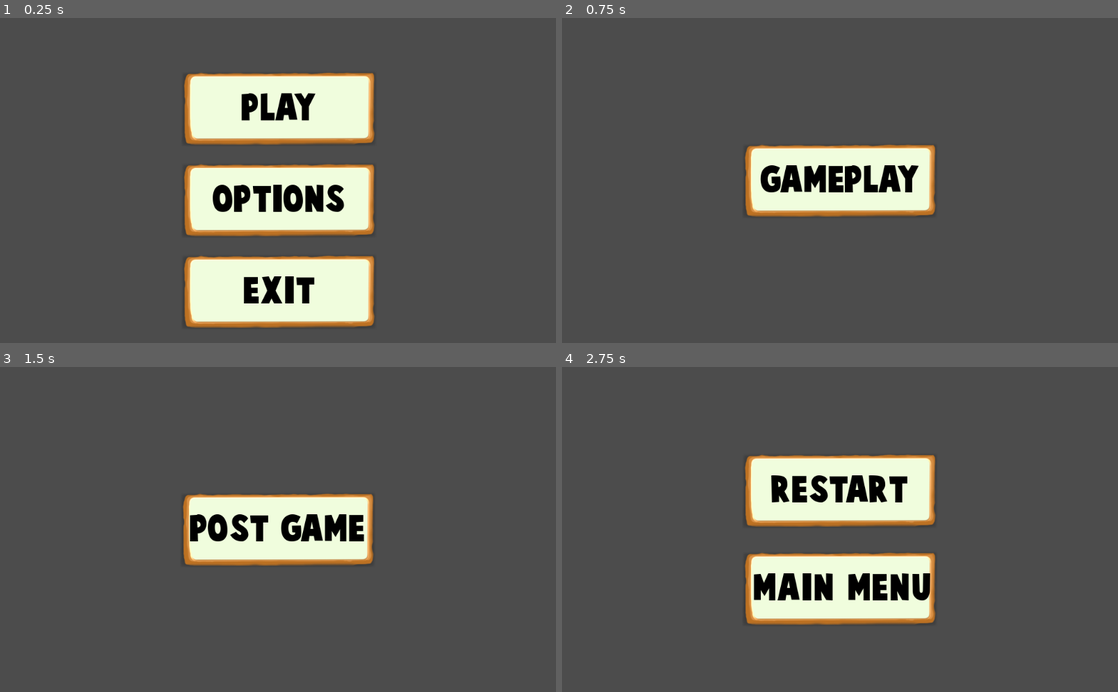
Above: before the commit, frames 1-4 (two rows, left to right).
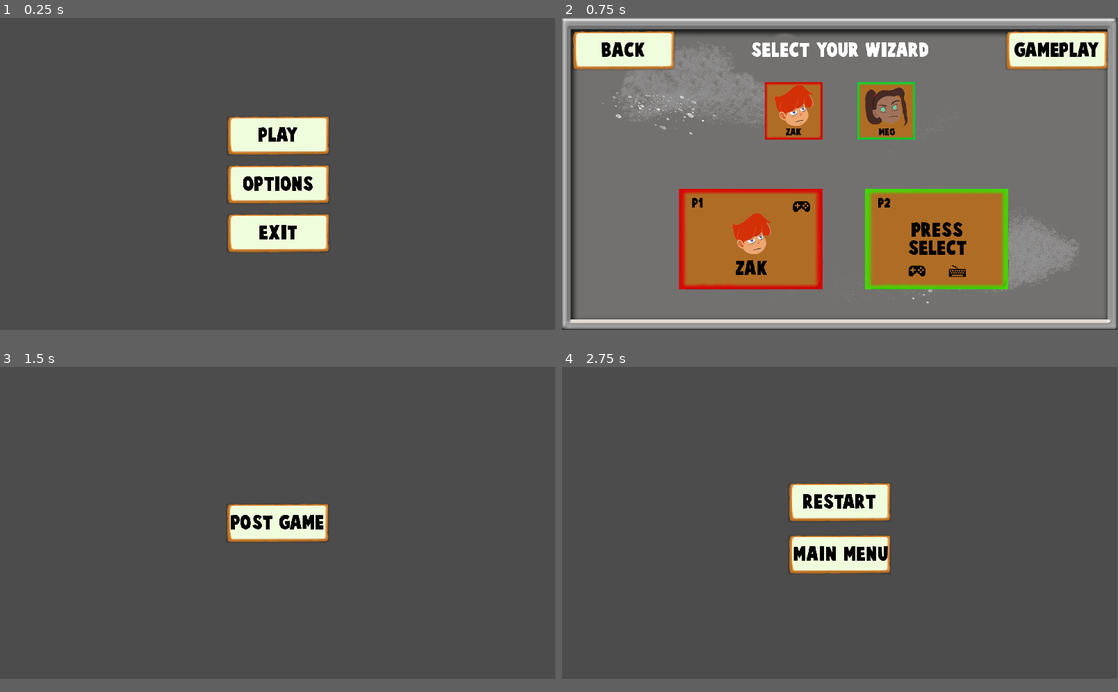
Above: after the commit, the same moments.

Repository: stranker/WizardAndCookies_Godot
Game: Godot game, scene res://Scenes/MainMenu.tscn
The game is run twice, just before and just after one commit, with the same random seed, the same clock (stepped at 60 frames per second) and the same inputs.
Inputs:
- Up to frame 1 (0.25 s): no input
- Up to frame 2 (0.75 s): click "PLAY" at 0.5 s
- Up to frame 3 (1.5 s): click "GAMEPLAY" at 1.25 s
- Up to frame 4 (2.75 s): click "POST GAME" at 2 s
In our replay, the window is 800x468 before the commit and 799x449 after it. These sizes can differ from the game's own. Grey fills any space a smaller window leaves; there, only what the larger window draws over its background counts as a difference.

The runs differ from the first frame. In frame 1, 21% of the frame differs, in the area x 33-68%, y 16-96%; in frame 2, 93%, in the area x 0-100%, y 0-96%; in frame 3, 6.4%; in frame 4, 14%.

Commit message:
Add Character Selection screen (not hooked)

Diff:
--- /dev/null
+++ b/Assets/Fonts/font_30.tres
@@ -0,0 +1,7 @@
+[gd_resource type="DynamicFont" load_steps=2 format=2]
+
+[ext_resource path="res://Assets/Fonts/cartoonist_kooky.ttf" type="DynamicFontData" id=1]
+
+[resource]
+size = 30
+font_data = ExtResource( 1 )
--- /dev/null
+++ b/Assets/Fonts/font_40.tres
@@ -0,0 +1,7 @@
+[gd_resource type="DynamicFont" load_steps=2 format=2]
+
+[ext_resource path="res://Assets/Fonts/cartoonist_kooky.ttf" type="DynamicFontData" id=1]
+
+[resource]
+size = 40
+font_data = ExtResource( 1 )
--- /dev/null
+++ b/Assets/Fonts/font_50.tres
@@ -0,0 +1,7 @@
+[gd_resource type="DynamicFont" load_steps=2 format=2]
+
+[ext_resource path="res://Assets/Fonts/cartoonist_kooky.ttf" type="DynamicFontData" id=1]
+
+[resource]
+size = 50
+font_data = ExtResource( 1 )
--- a/Objects/UI/Button.tscn
+++ b/Objects/UI/Button.tscn
@@ -1,7 +1,7 @@
 [gd_scene load_steps=5 format=2]
 
 [ext_resource path="res://Assets/UI/Buttons/CookieButton.png" type="Texture" id=1]
-[ext_resource path="res://Assets/Fonts/main_font.tres" type="DynamicFont" id=2]
+[ext_resource path="res://Assets/Fonts/font_62.tres" type="DynamicFont" id=2]
 [ext_resource path="res://Objects/UI/Button.gd" type="Script" id=3]
 [ext_resource path="res://Assets/UI/Buttons/CookieButtonPressed.png" type="Texture" id=4]
 
--- /dev/null
+++ b/Objects/UI/CharacterSelection/PortraitButton.gd
@@ -0,0 +1,23 @@
+extends Control
+
+onready var name_label 	= $Name
+onready var portrait 	= $Portrait
+onready var highlight 	= $Highlight
+
+export var name_text : String
+export var portrait_URL : Texture
+export var player_color : Color
+
+func _ready() -> void:
+	name_label.text = name_text
+	portrait.texture = portrait_URL
+	highlight.modulate = player_color
+	pass
+
+func _on_TextureButton_focus_entered() -> void:
+	highlight.visible = true
+	pass
+
+func _on_TextureButton_focus_exited() -> void:
+	highlight.visible = false
+	pass
--- /dev/null
+++ b/Objects/UI/CharacterSelection/PortraitButton.tscn
@@ -0,0 +1,66 @@
+[gd_scene load_steps=6 format=2]
+
+[ext_resource path="res://Assets/Fonts/font_30.tres" type="DynamicFont" id=1]
+[ext_resource path="res://Objects/UI/CharacterSelection/PortraitButton.gd" type="Script" id=2]
+[ext_resource path="res://Assets/UI/CharacterSelection/Asset_ZakFace.png" type="Texture" id=3]
+[ext_resource path="res://Assets/UI/SpellSelection/Asset_Frame.png" type="Texture" id=4]
+[ext_resource path="res://Assets/UI/CharacterSelection/WizardPanelSelection.png" type="Texture" id=5]
+
+[node name="TextureButton" type="TextureButton"]
+margin_right = 200.0
+margin_bottom = 200.0
+texture_normal = ExtResource( 4 )
+expand = true
+script = ExtResource( 2 )
+__meta__ = {
+"_edit_use_anchors_": false
+}
+
+[node name="Portrait" type="TextureRect" parent="."]
+anchor_left = 0.5
+anchor_top = 0.5
+anchor_right = 0.5
+anchor_bottom = 0.5
+margin_left = -73.5
+margin_top = -93.0
+margin_right = 73.5
+margin_bottom = 57.0
+texture = ExtResource( 3 )
+__meta__ = {
+"_edit_use_anchors_": false
+}
+
+[node name="Name" type="Label" parent="."]
+anchor_left = 0.5
+anchor_top = 1.0
+anchor_right = 0.5
+anchor_bottom = 1.0
+margin_left = -27.0
+margin_top = -41.0
+margin_right = 27.0
+margin_bottom = -12.0
+custom_colors/font_color = Color( 0, 0, 0, 1 )
+custom_fonts/font = ExtResource( 1 )
+text = "ZAK"
+__meta__ = {
+"_edit_use_anchors_": false
+}
+
+[node name="Highlight" type="TextureRect" parent="."]
+anchor_left = 0.5
+anchor_top = 0.5
+anchor_right = 0.5
+anchor_bottom = 0.5
+margin_left = -100.0
+margin_top = -100.0
+margin_right = 100.0
+margin_bottom = 100.0
+texture = ExtResource( 5 )
+expand = true
+__meta__ = {
+"_edit_lock_": true,
+"_edit_use_anchors_": false
+}
+
+[connection signal="focus_entered" from="." to="." method="_on_TextureButton_focus_entered"]
+[connection signal="focus_exited" from="." to="." method="_on_TextureButton_focus_exited"]
--- /dev/null
+++ b/Objects/UI/CharacterSelection/SelectCharacterPanel.gd
@@ -0,0 +1,34 @@
+extends Control
+
+onready var waiting_for_player_panel = $WaitingForPlayerPanel
+onready var selected_character_panel = $SelectCharacterPanel
+onready var highlight = $Highlight
+onready var player_id_label = $PlayerId
+onready var portrait = $SelectCharacterPanel/Portrait
+onready var input_type = $SelectCharacterPanel/InputType
+
+export var waiting_for_player : bool
+export var player_color : Color
+export var player_id : int
+export var is_using_gamepad : bool
+
+var zak_portrait_URL  : String = "res://Assets/UI/CharacterSelection/Asset_ZakFace.png"
+var meg_portrait_URL  : String = "res://Assets/UI/CharacterSelection/Asset_MegFace.png"
+var gamepad_icon_URL  : String = "res://Assets/UI/CharacterSelection/Asset_Joystick.png"
+var keyboard_icon_URL : String = "res://Assets/UI/CharacterSelection/Asset_Keyboard.png"
+
+func _process(delta: float) -> void:
+	waiting_for_player_panel.visible = true  if waiting_for_player else false
+	selected_character_panel.visible = false if waiting_for_player else true
+	highlight.modulate = player_color
+	player_id_label.text = "P" + str(player_id)
+
+	var icon_URL = gamepad_icon_URL if is_using_gamepad else keyboard_icon_URL
+	input_type.texture = load(icon_URL)
+
+	match player_id:
+		1:
+			portrait.texture = load(zak_portrait_URL)
+		2:
+			portrait.texture = load(meg_portrait_URL)
+	pass
--- /dev/null
+++ b/Objects/UI/CharacterSelection/SelectCharacterPanel.tscn
@@ -0,0 +1,144 @@
+[gd_scene load_steps=9 format=2]
+
+[ext_resource path="res://Assets/UI/SpellSelection/Asset_Frame.png" type="Texture" id=1]
+[ext_resource path="res://Assets/Fonts/font_62.tres" type="DynamicFont" id=2]
+[ext_resource path="res://Assets/UI/CharacterSelection/WizardPanelSelection.png" type="Texture" id=3]
+[ext_resource path="res://Assets/UI/CharacterSelection/Asset_Joystick.png" type="Texture" id=4]
+[ext_resource path="res://Assets/UI/CharacterSelection/Asset_Keyboard.png" type="Texture" id=5]
+[ext_resource path="res://Assets/Fonts/font_40.tres" type="DynamicFont" id=6]
+[ext_resource path="res://Assets/UI/CharacterSelection/Asset_ZakFace.png" type="Texture" id=7]
+[ext_resource path="res://Objects/UI/CharacterSelection/SelectCharacterPanel.gd" type="Script" id=8]
+
+[node name="SelectCharacterPanel" type="Control"]
+margin_right = 500.0
+margin_bottom = 350.0
+script = ExtResource( 8 )
+__meta__ = {
+"_edit_use_anchors_": false
+}
+
+[node name="Background" type="TextureRect" parent="."]
+margin_right = 500.0
+margin_bottom = 350.0
+texture = ExtResource( 1 )
+expand = true
+__meta__ = {
+"_edit_use_anchors_": false
+}
+
+[node name="Highlight" type="TextureRect" parent="."]
+margin_right = 495.0
+margin_bottom = 348.0
+texture = ExtResource( 3 )
+expand = true
+__meta__ = {
+"_edit_use_anchors_": false
+}
+
+[node name="PlayerId" type="Label" parent="."]
+margin_left = 45.0
+margin_top = 31.0
+margin_right = 85.0
+margin_bottom = 69.0
+custom_colors/font_color = Color( 0, 0, 0, 1 )
+custom_fonts/font = ExtResource( 6 )
+text = "P1"
+__meta__ = {
+"_edit_use_anchors_": false
+}
+
+[node name="WaitingForPlayerPanel" type="Control" parent="."]
+visible = false
+margin_right = 40.0
+margin_bottom = 40.0
+__meta__ = {
+"_edit_use_anchors_": false
+}
+
+[node name="PressStartText" type="Label" parent="WaitingForPlayerPanel"]
+anchor_left = 0.5
+anchor_top = 0.5
+anchor_right = 0.5
+anchor_bottom = 0.5
+margin_left = 128.0
+margin_top = 94.5
+margin_right = 332.0
+margin_bottom = 215.5
+custom_colors/font_color = Color( 0, 0, 0, 1 )
+custom_fonts/font = ExtResource( 2 )
+text = "PRESS
+SELECT"
+align = 1
+__meta__ = {
+"_edit_use_anchors_": false
+}
+
+[node name="GamepadIcon" type="TextureRect" parent="WaitingForPlayerPanel"]
+modulate = Color( 0, 0, 0, 1 )
+margin_left = 148.0
+margin_top = 263.0
+margin_right = 210.0
+margin_bottom = 305.0
+texture = ExtResource( 4 )
+expand = true
+__meta__ = {
+"_edit_use_anchors_": false
+}
+
+[node name="KeyboardIcon" type="TextureRect" parent="WaitingForPlayerPanel"]
+modulate = Color( 0, 0, 0, 1 )
+margin_left = 288.0
+margin_top = 263.0
+margin_right = 350.0
+margin_bottom = 305.0
+texture = ExtResource( 5 )
+expand = true
+__meta__ = {
+"_edit_use_anchors_": false
+}
+
+[node name="SelectCharacterPanel" type="Control" parent="."]
+margin_right = 500.0
+margin_bottom = 350.0
+__meta__ = {
+"_edit_use_anchors_": false
+}
+
+[node name="Portrait" type="TextureRect" parent="SelectCharacterPanel"]
+anchor_left = 0.5
+anchor_top = 0.5
+anchor_right = 0.5
+anchor_bottom = 0.5
+margin_left = -73.5
+margin_top = -94.0
+margin_right = 73.5
+margin_bottom = 56.0
+texture = ExtResource( 7 )
+__meta__ = {
+"_edit_use_anchors_": false
+}
+
+[node name="Name" type="Label" parent="SelectCharacterPanel"]
+anchor_left = 0.5
+anchor_top = 0.5
+anchor_right = 0.5
+anchor_bottom = 0.5
+margin_left = -56.0
+margin_top = 72.0
+margin_right = 56.0
+margin_bottom = 131.0
+custom_colors/font_color = Color( 0, 0, 0, 1 )
+custom_fonts/font = ExtResource( 2 )
+text = "ZAK"
+__meta__ = {
+"_edit_use_anchors_": false
+}
+
+[node name="InputType" type="TextureRect" parent="SelectCharacterPanel"]
+self_modulate = Color( 0, 0, 0, 1 )
+margin_left = 392.0
+margin_top = 40.0
+margin_right = 454.0
+margin_bottom = 82.0
+texture = ExtResource( 4 )
+expand = true
--- a/Scenes/CharacterSelection.gd
+++ b/Scenes/CharacterSelection.gd
@@ -5,3 +5,8 @@
 func _on_GameplayBtn_pressed() -> void:
 	scene_manager.change_scene(scene_manager.Scenes.GAMEPLAY)
 	pass
+
+
+func _on_BackBtn_pressed() -> void:
+	scene_manager.change_scene(scene_manager.Scenes.MAIN_MENU)
+	pass
--- a/Scenes/CharacterSelection.tscn
+++ b/Scenes/CharacterSelection.tscn
@@ -1,7 +1,13 @@
-[gd_scene load_steps=3 format=2]
+[gd_scene load_steps=9 format=2]
 
 [ext_resource path="res://Scenes/CharacterSelection.gd" type="Script" id=1]
 [ext_resource path="res://Objects/UI/Button.tscn" type="PackedScene" id=2]
+[ext_resource path="res://Assets/UI/SpellSelection/BackgroundPlate.png" type="Texture" id=3]
+[ext_resource path="res://Objects/UI/CharacterSelection/PortraitButton.tscn" type="PackedScene" id=4]
+[ext_resource path="res://Assets/UI/CharacterSelection/Asset_MegFace.png" type="Texture" id=5]
+[ext_resource path="res://Assets/UI/CharacterSelection/Asset_ZakFace.png" type="Texture" id=6]
+[ext_resource path="res://Objects/UI/CharacterSelection/SelectCharacterPanel.tscn" type="PackedScene" id=7]
+[ext_resource path="res://Assets/Fonts/font_62.tres" type="DynamicFont" id=8]
 
 [node name="Control" type="Control"]
 anchor_right = 1.0
@@ -11,15 +17,95 @@
 "_edit_use_anchors_": false
 }
 
-[node name="GameplayBtn" parent="." instance=ExtResource( 2 )]
+[node name="Background" type="TextureRect" parent="."]
 anchor_left = 0.5
 anchor_top = 0.5
 anchor_right = 0.5
 anchor_bottom = 0.5
-margin_left = -180.0
-margin_top = -70.0
-margin_right = 180.0
-margin_bottom = 70.0
+margin_left = -960.0
+margin_top = -540.0
+margin_right = 960.0
+margin_bottom = 540.0
+texture = ExtResource( 3 )
+__meta__ = {
+"_edit_use_anchors_": false
+}
+
+[node name="GameplayBtn" parent="." instance=ExtResource( 2 )]
+anchor_left = 0.5
+anchor_top = 1.0
+anchor_right = 0.5
+anchor_bottom = 1.0
+margin_left = 571.0
+margin_top = -1038.0
+margin_right = 931.0
+margin_bottom = -898.0
 text = "GAMEPLAY"
 
+[node name="BackBtn" parent="." instance=ExtResource( 2 )]
+anchor_left = 0.5
+anchor_top = 1.0
+anchor_right = 0.5
+anchor_bottom = 1.0
+margin_left = -927.0
+margin_top = -1038.0
+margin_right = -567.0
+margin_bottom = -898.0
+text = "BACK"
+
+[node name="PortraitButtonLeft" parent="." instance=ExtResource( 4 )]
+anchor_left = 0.5
+anchor_top = 0.5
+anchor_right = 0.5
+anchor_bottom = 0.5
+margin_left = -259.0
+margin_top = -318.0
+margin_right = -59.0
+margin_bottom = -118.0
+name_text = "ZAK"
+portrait_URL = ExtResource( 6 )
+player_color = Color( 1, 0, 0, 1 )
+
+[node name="PortraitButtonRight" parent="." instance=ExtResource( 4 )]
+anchor_left = 0.5
+anchor_top = 0.5
+anchor_right = 0.5
+anchor_bottom = 0.5
+margin_left = 61.0
+margin_top = -318.0
+margin_right = 261.0
+margin_bottom = -118.0
+name_text = "MEG"
+portrait_URL = ExtResource( 5 )
+player_color = Color( 0, 1, 0.203922, 1 )
+
+[node name="SelectCharacterPanelLeft" parent="." instance=ExtResource( 7 )]
+margin_left = 405.0
+margin_top = 592.0
+margin_right = 905.0
+margin_bottom = 942.0
+player_color = Color( 1, 0, 0, 1 )
+player_id = 1
+is_using_gamepad = true
+
+[node name="SelectCharacterPanelRight" parent="." instance=ExtResource( 7 )]
+margin_left = 1048.0
+margin_top = 592.0
+margin_right = 1548.0
+margin_bottom = 942.0
+waiting_for_player = true
+player_color = Color( 0.290196, 1, 0, 1 )
+player_id = 2
+
+[node name="Label" type="Label" parent="."]
+anchor_left = 0.5
+anchor_right = 0.5
+margin_left = -307.0
+margin_top = 83.0
+margin_right = 310.0
+margin_bottom = 142.0
+custom_fonts/font = ExtResource( 8 )
+text = "SELECT YOUR WIZARD"
+
 [connection signal="pressed" from="GameplayBtn" to="." method="_on_GameplayBtn_pressed"]
+[connection signal="pressed" from="BackBtn" to="." method="_on_BackBtn_pressed"]
--- a/Scenes/MainMenu.tscn
+++ b/Scenes/MainMenu.tscn
@@ -3,7 +3,7 @@
 [ext_resource path="res://Scenes/MainMenu.gd" type="Script" id=1]
 [ext_resource path="res://Objects/VolumeSlider.gd" type="Script" id=2]
 [ext_resource path="res://Objects/UI/Button.tscn" type="PackedScene" id=3]
-[ext_resource path="res://Assets/Fonts/main_font.tres" type="DynamicFont" id=4]
+[ext_resource path="res://Assets/Fonts/font_62.tres" type="DynamicFont" id=4]
 
 [node name="Control" type="Control"]
 anchor_right = 1.0
@@ -27,8 +27,8 @@
 [node name="MainMenuPanel" type="Control" parent="MarginContainer"]
 margin_left = 120.0
 margin_top = 80.0
-margin_right = 904.0
-margin_bottom = 520.0
+margin_right = 1800.0
+margin_bottom = 1000.0
 __meta__ = {
 "_edit_use_anchors_": false
 }
@@ -68,8 +68,8 @@
 visible = false
 margin_left = 120.0
 margin_top = 80.0
-margin_right = 904.0
-margin_bottom = 520.0
+margin_right = 1800.0
+margin_bottom = 1000.0
 
 [node name="VBoxContainer" type="VBoxContainer" parent="MarginContainer/SettingsPanel"]
 anchor_left = 0.5
--- a/project.godot
+++ b/project.godot
@@ -64,6 +64,12 @@
 
 SceneManager="*res://Managers/SceneManager.gd"
 SpellManager="*res://Managers/SpellManager.gd"
+
+[display]
+
+window/size/width=1920
+window/size/height=1080
+window/size/resizable=false
 
 [input]
 
Renamed: Assets/Fonts/main_font.tres -> Assets/Fonts/font_62.tres
Binary file added: Assets/UI/CharacterSelection/Asset_Alex.png
Not shown, added: Assets/UI/CharacterSelection/Asset_Alex.png.import
Binary file added: Assets/UI/CharacterSelection/Asset_AlexCard.png
Not shown, added: Assets/UI/CharacterSelection/Asset_AlexCard.png.import
Binary file added: Assets/UI/CharacterSelection/Asset_AlexFace.png
Not shown, added: Assets/UI/CharacterSelection/Asset_AlexFace.png.import
Binary file added: Assets/UI/CharacterSelection/Asset_Joystick.png
Not shown, added: Assets/UI/CharacterSelection/Asset_Joystick.png.import
Binary file added: Assets/UI/CharacterSelection/Asset_Keyboard.png
Not shown, added: Assets/UI/CharacterSelection/Asset_Keyboard.png.import
Binary file added: Assets/UI/CharacterSelection/Asset_Meg.png
(and 116 more such lines)
